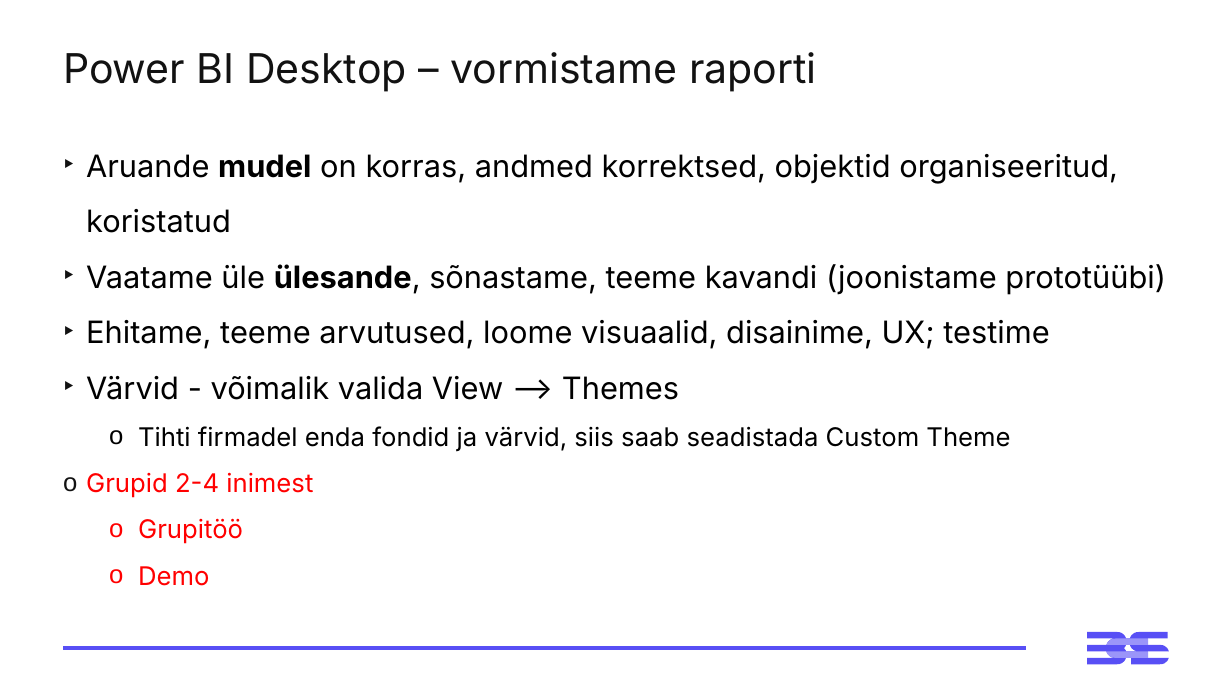
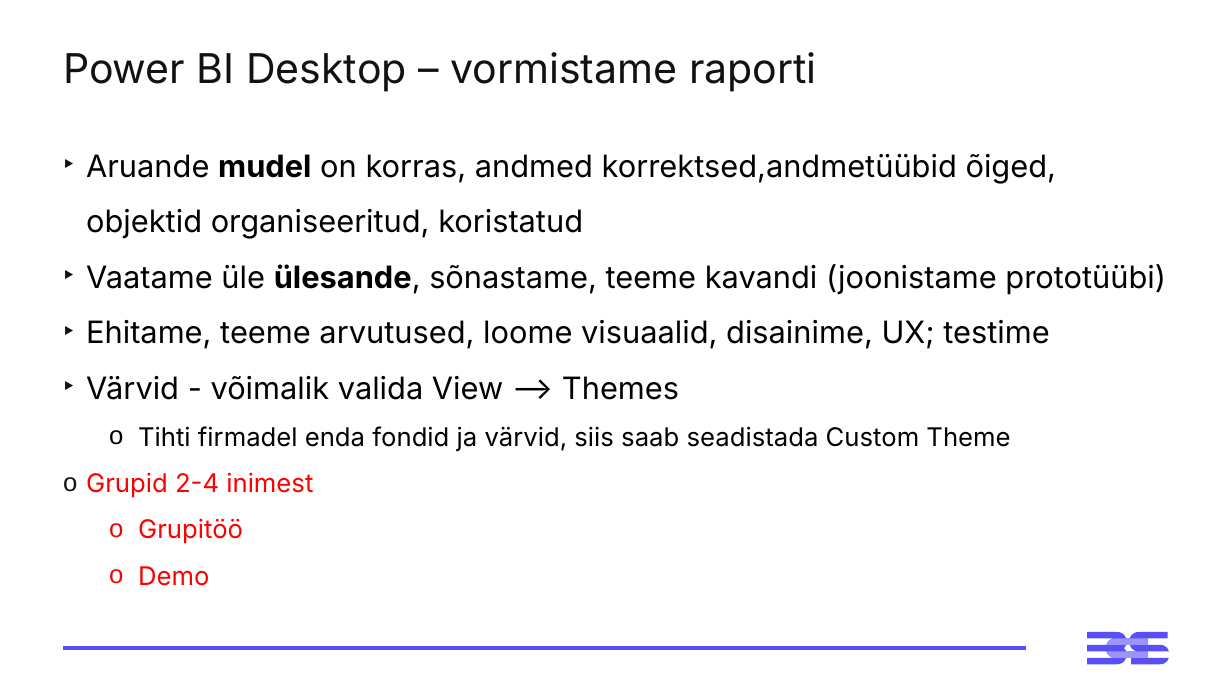
Before and after one commit to emilieabel/andmetarkus, a slide deck: slide 39 of Materjalid/Day3 M Visuaalid Andmelugu/3-paev-andmetarkus-esitlus.pptx. Drawn at 1232x693 pixels with LibreOffice and Linux fonts; fonts in the diff are those of the drawing. Boxes give left, top, right and bottom in pixels: in the first picture for what was removed or moved away, otherwise in the second. Text is boxed around its words. In the diff, an @@ line names an element or a change of style, - is before the commit and + after.

```diff
--- a/Materjalid/Day3 M Visuaalid Andmelugu/3-paev-andmetarkus-esitlus.pptx
+++ b/Materjalid/Day3 M Visuaalid Andmelugu/3-paev-andmetarkus-esitlus.pptx
@@ text at [86,154,1056,239]: text changed @@
-‣ Aruande mudel on korras, andmed korrektsed, objektid organiseeritud, koristatud
+‣ Aruande mudel on korras, andmed korrektsed,andmetüübid õiged, objektid organiseeritud, koristatud
```
Also in this commit, not shown: 3 other files.
